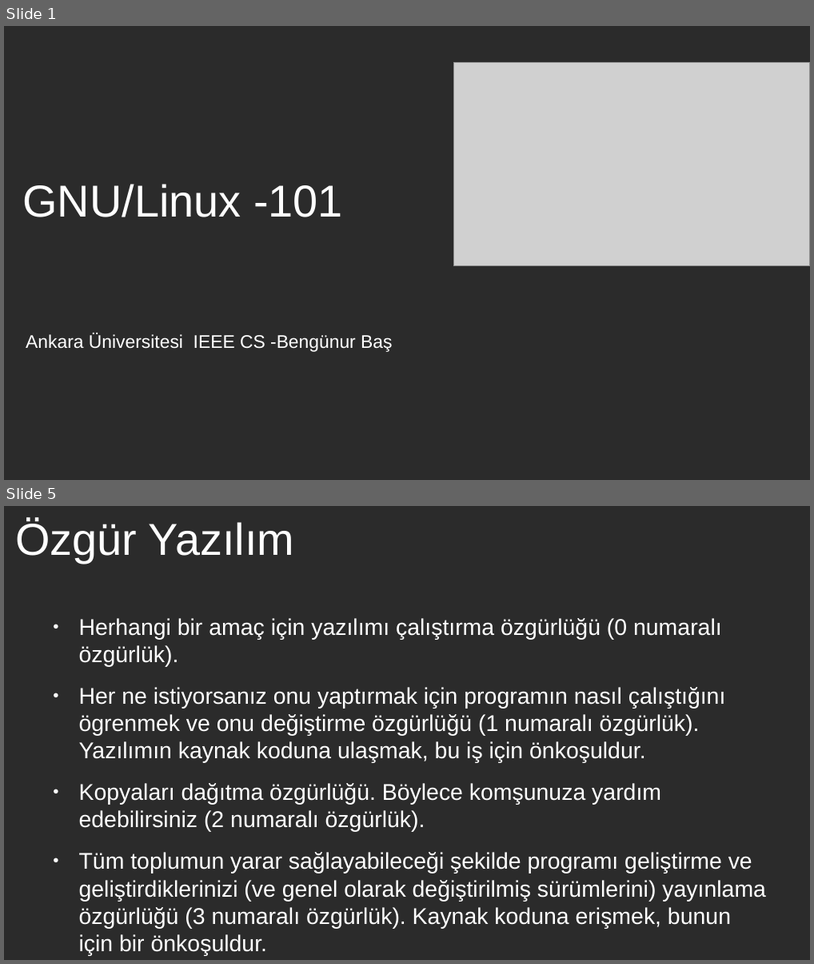
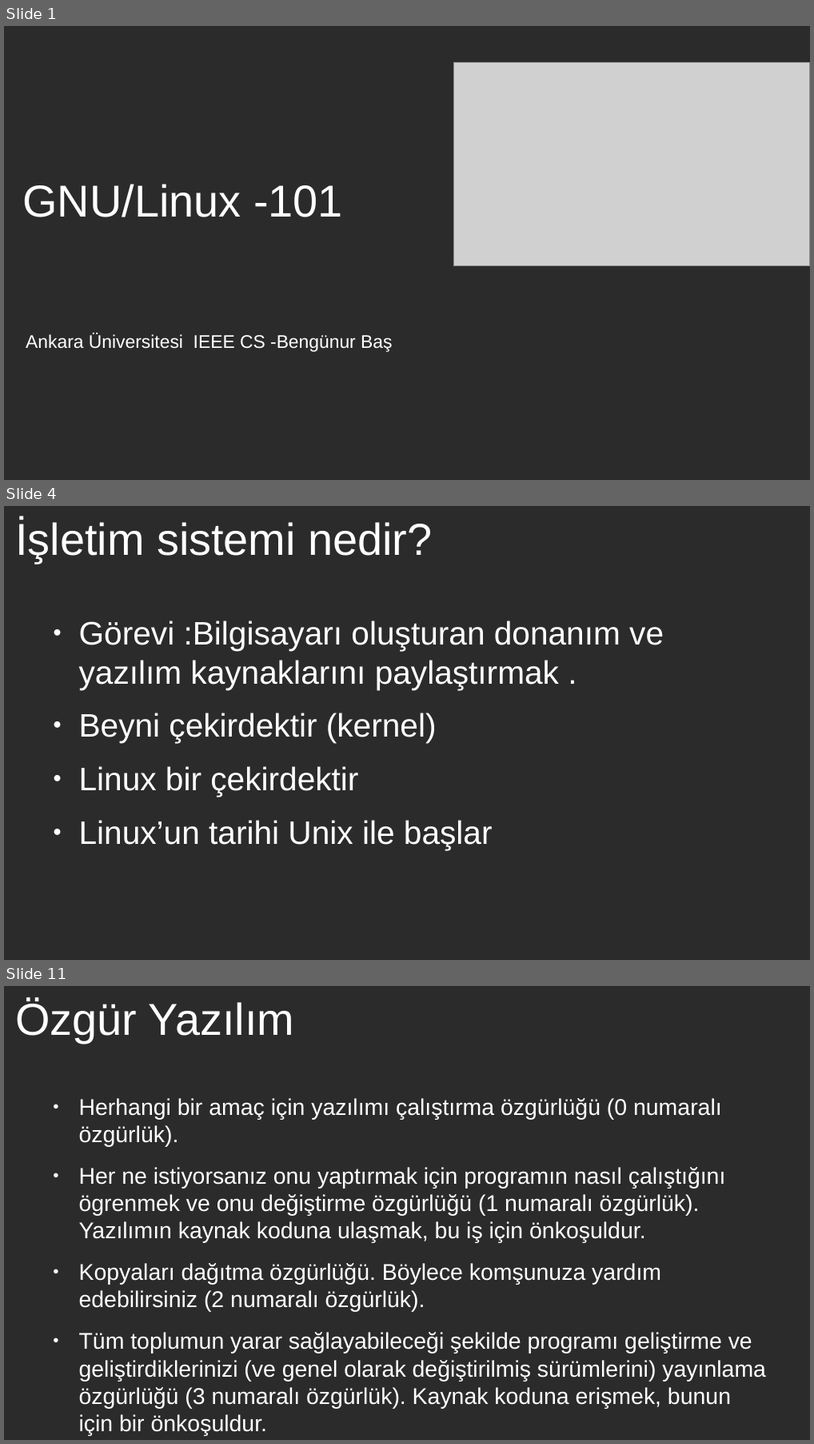
Before and after one commit to bengunur06/GNU-Linux-IEEE-CS, a slide deck: gnu-linux-1.odp. Shown one above the other, each under a label of ours: slides 1 and 5 before the commit, slides 1, 4 and 11 after it; the slides between them are not shown. The pictures are 814x964 and 814x1444 pixels, drawn with LibreOffice and Linux fonts; fonts in the diff are those of the drawing; grey boxes stand for pictures; background and template pictures are left out; a plain dark background stands for a picture behind light text. Boxes give left, top, right and bottom in pixels: in the first picture for what was removed or moved away, otherwise in the second. Text is boxed around its words. In the diff, an @@ line names an element or a change of style, - is before the commit and + after.

```diff
--- a/gnu-linux-1.odp
+++ b/gnu-linux-1.odp
@@ slide 4 added at [4,506,810,960], background picture (left out) @@
@@ title added at [15,520,432,563], 44 pt, text #FFFFFF @@
+İşletim sistemi nedir?
@@ text added at [79,620,664,850], 32 pt, text #FFFFFF @@
+● Görevi :Bilgisayarı oluşturan donanım ve yazılım kaynaklarını paylaştırmak .
+● Beyni çekirdektir (kernel)
+● Linux bir çekirdektir
+● Linux’un tarihi Unix ile başlar
@@ what was slide 5 is now slide 11 @@
```
Also in this commit, not shown: 2 slides changed, 17 other slides added, 11 slides removed.
